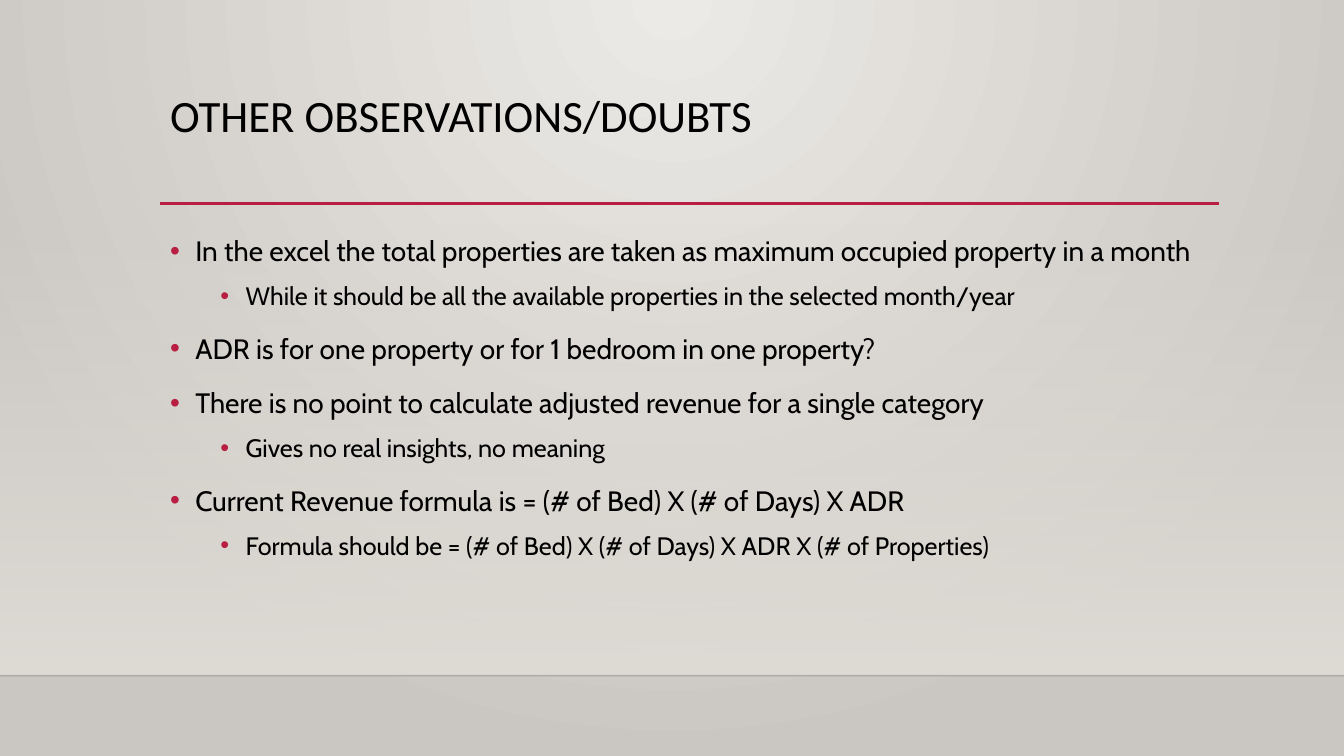
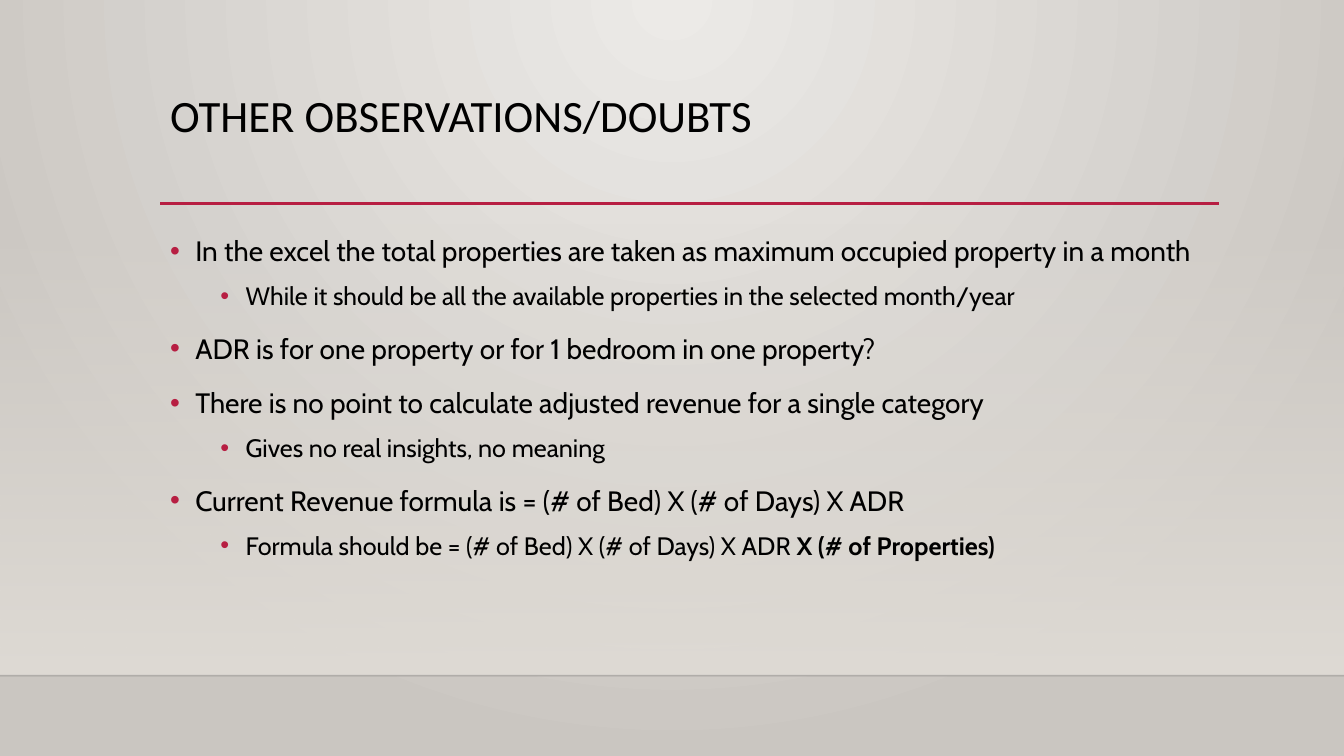
Before and after one commit to gverma12196/occupancy_rate, a slide deck: slide 11 of Occupancy Rate Analysis.pptx. Drawn at 1344x756 pixels with LibreOffice and Linux fonts; fonts in the diff are those of the drawing; background and template pictures are left out. Boxes give left, top, right and bottom in pixels: in the first picture for what was removed or moved away, otherwise in the second. Text is boxed around its words. In the diff, an @@ line names an element or a change of style, - is before the commit and + after.

```diff
--- a/Occupancy Rate Analysis.pptx
+++ b/Occupancy Rate Analysis.pptx
@@ text at box(246, 536, 995, 561): bold on in "X (# of Properties)" @@
```
Also in this commit, not shown: 5 other files.
